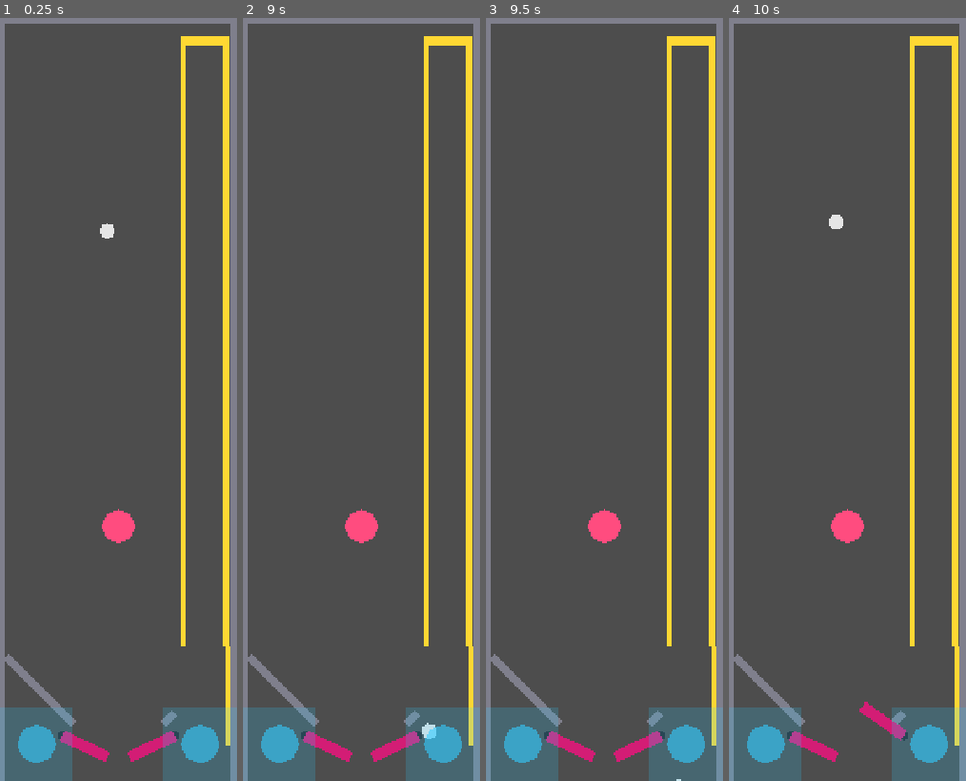
Above: before the commit, frames 1-4 (left to right).
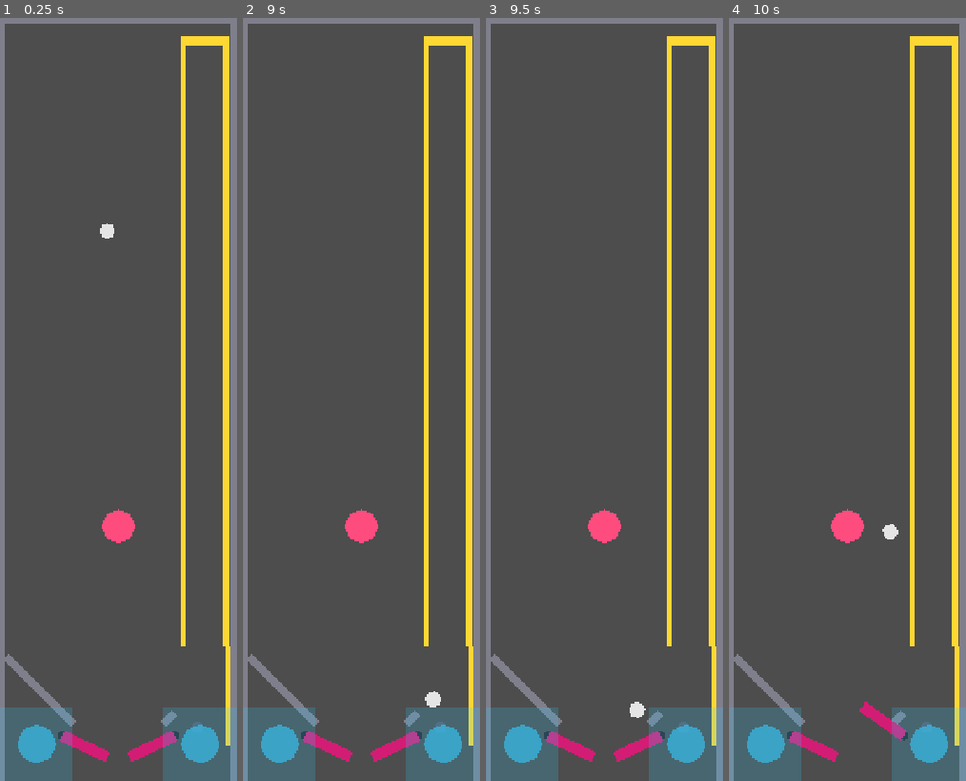
Above: after the commit, the same moments.

Repository: nobody174/pinball-adventure
Game: Godot game, scene res://core/physics/physics_prototype.tscn
The game is run twice, just before and just after one commit, with the same random seed, the same clock (stepped at 60 frames per second) and the same inputs.
Inputs (mouse positions are in pixels of both pictures, inside the frame that each line leads up to):
- Up to frame 1 (0.25 s): no input
- Up to frame 2 (9 s): tap Enter at 0.5, 5.75 s; move the mouse to (349, 552) at 0.52 s; hold Right (flip_right) 0.53-1.25 s; tap Up (launch_ball) at 0.6, 6.6 s; click (349, 552) at 0.67 s; drag from (432, 513) to (361, 529) at 1.27 s; move the mouse to (290, 285) at 2.02 s; hold Left (flip_left) 2.03-2.75 s; hold Shift 2.03-2.75 s; drag from (373, 399) to (290, 285) at 2.77 s; move the mouse to (325, 208) at 3.52 s; hold Left (flip_left) 3.53-4.25 s; tap Ctrl at 3.6 s; drag from (413, 361) to (361, 529) at 4.27 s; tap Space (nudge) at 5 s; move the mouse to (314, 437) at 5.02 s; hold Right (flip_right) 5.03-5.75 s; tap 2 at 5.1 s; click (314, 437) at 5.17 s; drag from (385, 231) to (314, 437) at 5.77 s; move the mouse to (349, 552) at 6.52 s; hold Right (flip_right) 6.53-7.25 s; drag from (432, 513) to (361, 529) at 7.27 s; move the mouse to (290, 285) at 8.02 s; hold Left (flip_left) 8.03-8.75 s; hold Shift 8.03-8.75 s; drag from (373, 399) to (290, 285) at 8.77 s
- Up to frame 3 (9.5 s): no input
- Up to frame 4 (10 s): move the mouse to (811, 208) at 9.52 s; hold Right (flip_right) from 9.53 s (still down); tap Ctrl at 9.6 s; click (811, 208) at 9.67 s

The runs differ from the first frame. In frame 2, 0.2% of the frame differs, in the area x 75-84%, y 88-95%; in frame 3, 0.1%; in frame 4, 0.2%.

Commit message:
fix(ramp): add a save post so balls falling into the corridor aren't a guaranteed drain
Designer independently observed the same symptom Cowork's remote
testing kept running into: balls near the right flipper just bounce
off and drain, never reaching the flipper. Traced the actual cause,
not just the symptom: RightFlipper's collision arm only ever covers
x=220-310 (it swings away from the ramp, by construction -- the
sprite/collision offset is entirely in -x from the pivot). Any ball
that lands in the x=330-395 ramp corridor -- which has to stay open
for the loop shot -- falls through completely untouched all the way
to the drain. Not a low-odds shot; a 100% guaranteed miss every time,
for the whole width of that corridor.

Can't put anything inside x=330-395 above y=600 without re-blocking
the ramp entrance (the exact bug fixed two commits ago). Added a
small static post (RightFlipperSavePost) at (350,605) instead --
below the ramp mouth by a wide margin, right of the flipper's actual
reach (x=310) so it doesn't interfere with normal flipper contact,
existing purely to give a ball falling through the corridor something
to deflect off instead of a guaranteed untouched drop.

Flagging honestly: this is a reasonable, evidence-based mitigation,
not a guaranteed fix -- Cowork already recommended stopping remote
polling here in favor of a real human playtest pass (a few actual
flipper hits at the loop/right side), and I agree that's the right
next check, especially for whether this post meaningfully helps or
just adds one more bounce before the same drain.

66/66 tests passing.

Diff:
--- a/core/physics/physics_prototype.tscn
+++ b/core/physics/physics_prototype.tscn
@@ -26,6 +26,9 @@
 [sub_resource type="RectangleShape2D" id="RectangleShape2D_outlane_wall"]
 size = Vector2(10, 178)
 
+[sub_resource type="CircleShape2D" id="CircleShape2D_save_post"]
+radius = 11.0
+
 [sub_resource type="RectangleShape2D" id="RectangleShape2D_guide"]
 size = Vector2(169.7, 14)
 
@@ -125,6 +128,15 @@
 position = Vector2(405, 549)
 color = Color(1, 0.85, 0.2, 1)
 polygon = PackedVector2Array(-5, -89, 5, -89, 5, 89, -5, 89)
+
+[node name="RightFlipperSavePost" type="CollisionShape2D" parent="Ramp" unique_id=3182004415]
+position = Vector2(350, 605)
+shape = SubResource("CircleShape2D_save_post")
+
+[node name="RightFlipperSavePostSprite" type="Polygon2D" parent="Ramp" unique_id=3182004416]
+position = Vector2(350, 605)
+color = Color(0.35, 0.35, 0.4, 1)
+polygon = PackedVector2Array(11, 0, 7.778, 7.778, 0, 11, -7.778, 7.778, -11, 0, -7.778, -7.778, 0, -11, 7.778, -7.778)
 
 [node name="Guides" type="StaticBody2D" parent="." unique_id=1736905529]
 
